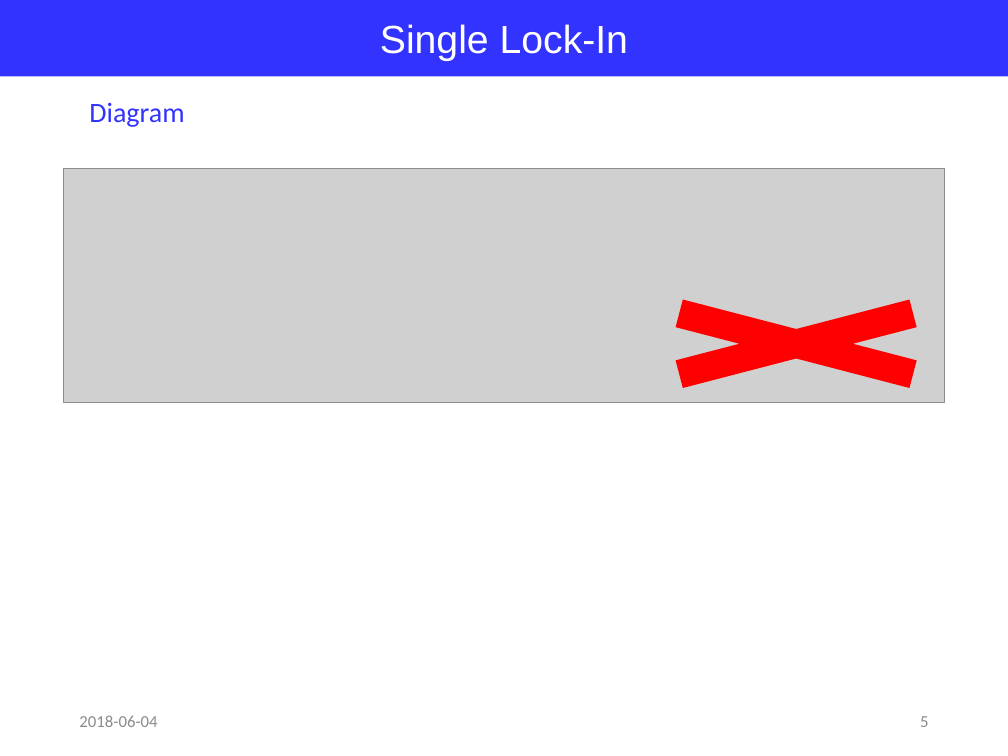
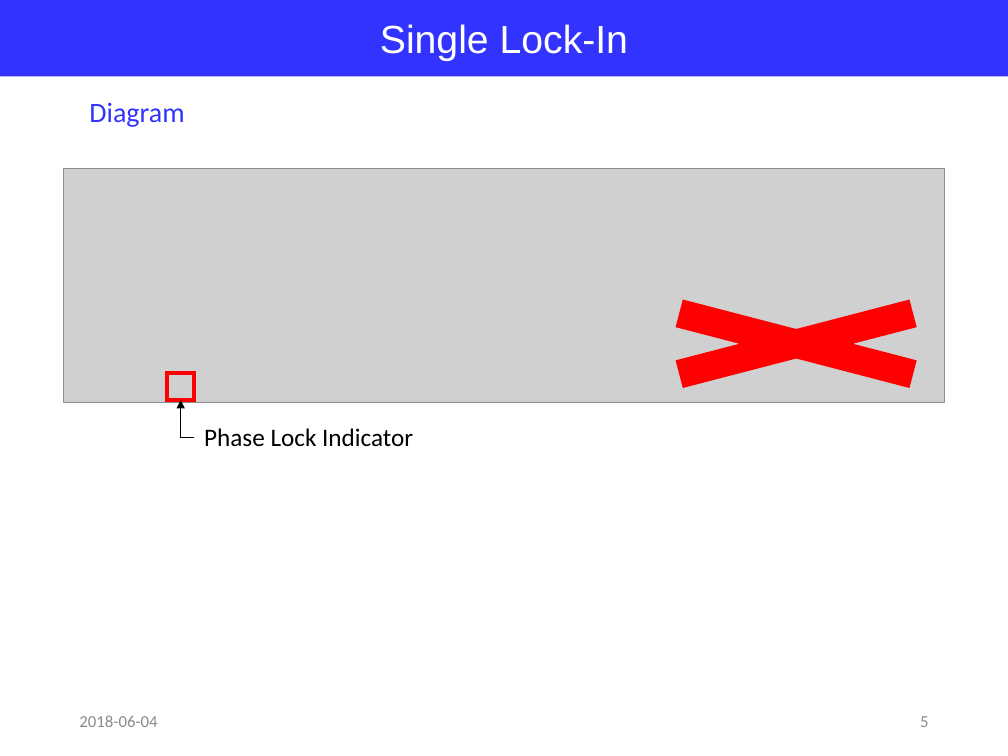
Before and after one commit to jglee96/NBTP_Lab, a slide deck: slide 5 of 랩미팅/201806/180604 Zurich Lock-In(Jong).pptx. Drawn at 1008x756 pixels with LibreOffice and Linux fonts; fonts in the diff are those of the drawing; grey boxes stand for pictures. Boxes give left, top, right and bottom in pixels: in the first picture for what was removed or moved away, otherwise in the second. Text is boxed around its words. In the diff, an @@ line names an element or a change of style, - is before the commit and + after.

```diff
--- a/랩미팅/201806/180604 Zurich Lock-In(Jong).pptx
+++ b/랩미팅/201806/180604 Zurich Lock-In(Jong).pptx
@@ rectangle added at <box>167,373,195,400</box>, outline #FF0000 3 pt @@
@@ elbow arrow added from (195, 437) to (180, 400), #000000 0.5 pt @@
@@ text added at <box>204,428,413,447</box>, 18 pt, text #000000 @@
+Phase Lock Indicator
```
Also in this commit, not shown: 2 other slides changed, 5 other files.
